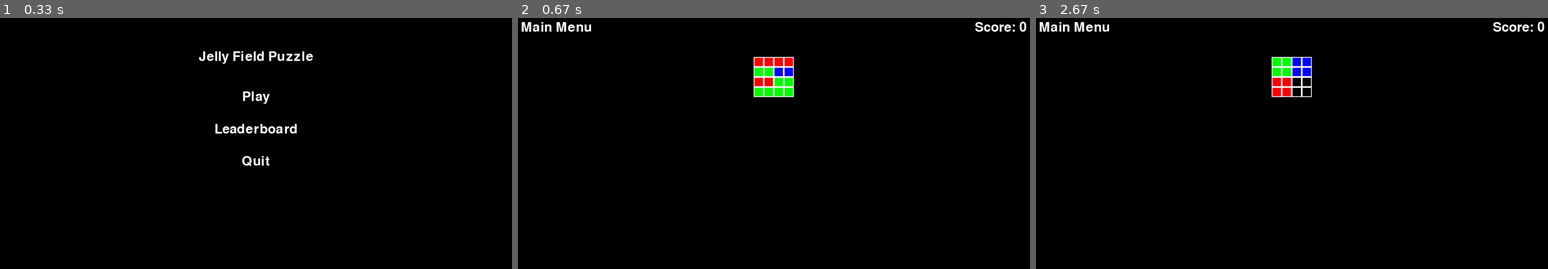
Above: before the commit, frames 1-3 (left to right).
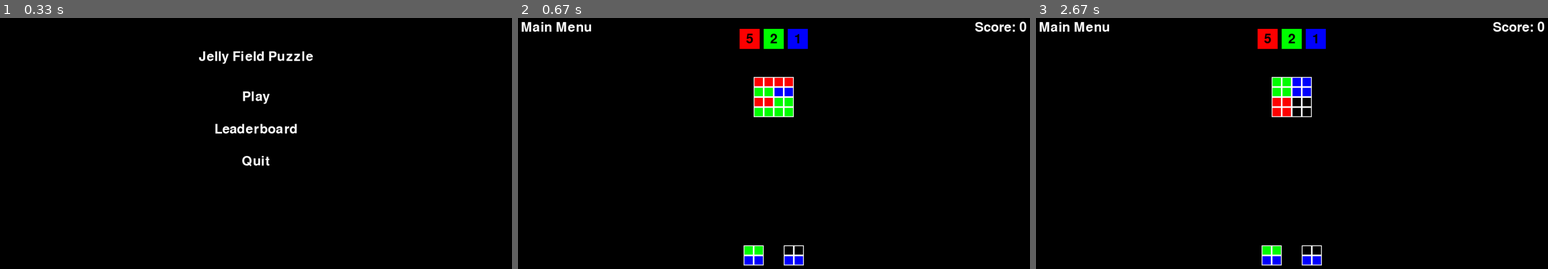
Above: after the commit, the same moments.

Repository: jose-carlos-sousa/jelly-field-IA
Game: pygame game, started from main.py
The game is run twice, just before and just after one commit, with the same random seed, the same clock (stepped at 60 frames per second) and the same inputs.
Inputs:
- Up to frame 1 (0.33 s): no input
- Up to frame 2 (0.67 s): click "Play" at 0.38 s
- Up to frame 3 (2.67 s): no input

Frame 1 is identical in both runs. In frame 2, 3.1% of the frame differs, in the area x 43-57%, y 4-99%; in frame 3, 3.1%.

Commit message:
added goals and next jellies

Diff:
--- a/main.py
+++ b/main.py
@@ -176,6 +176,7 @@
 print(jelly1)
 
 jellyState = JellyFieldState("init.txt")
+print(jellyState.goal)
 gui = pygameGUI.pygameGUI()
 
 while True:
--- a/pygameGUI.py
+++ b/pygameGUI.py
@@ -2,10 +2,6 @@
 
 class pygameGUI:
     def __init__(self):
-        """
-        Initializes the pygameGUI with a given screen.
-        :param screen: pygame.Surface - The current screen to render on.
-        """
         pygame.init()
         self.screen = pygame.display.set_mode((1280, 720))
         self.current_screen = "main_menu"
@@ -14,10 +10,6 @@
         self.clock = pygame.time.Clock()
 
     def display(self, state):
-        """
-        Displays the appropriate screen based on the current screen type.
-        :param state: The state to be displayed (only used in game screen).
-        """
         if self.current_screen == "main_menu":
             self.display_main_menu()
         elif self.current_screen == "defeat_screen":
@@ -30,7 +22,6 @@
             self.display_game(state)
 
     def display_main_menu(self):
-        """Displays the main menu screen."""
         self.screen.fill((0, 0, 0))
         title = self.font.render("Jelly Field Puzzle", True, (255, 255, 255))
         title_rect = title.get_rect(center=(self.screen.get_width() // 2, 100))
@@ -49,7 +40,6 @@
         pygame.display.flip()
 
     def handle_main_menu_click(self, pos):
-        """Handles clicks on the main menu buttons."""
         for button_text, rect in self.buttons.items():
             if rect.collidepoint(pos):
                 if button_text == "Play":
@@ -60,58 +50,37 @@
                     self.quit()
 
     def handle_game_click(self, pos):
-        """Handles clicks on game buttons."""
         for button_text, rect in self.buttons.items():
             if rect.collidepoint(pos):
                 if button_text == "Main Menu":
                     self.current_screen = "main_menu"
 
     def display_defeat_screen(self):
-        """Displays the defeat screen."""
         pass
 
     def display_victory_screen(self):
-        """Displays the victory screen."""
         pass
 
     def display_leaderboard_screen(self):
-        """Displays the leaderboard screen."""
         pass
 
     def display_game(self, state):
-        """Displays the game screen with the given state."""
         self.screen.fill((0, 0, 0))
 
-        # Draw main menu button (top left)
         menu_button = self.font.render("Main Menu", True, (255, 255, 255))
         menu_button_rect = menu_button.get_rect(topleft=(10, 10))
         self.screen.blit(menu_button, menu_button_rect)
         self.buttons["Main Menu"] = menu_button_rect
 
-        # Draw score (top right)
+        self.draw_goals(state)
+
         score_text = self.font.render(f"Score: {state.score}", True, (255, 255, 255))
         score_rect = score_text.get_rect(topright=(self.screen.get_width() - 10, 10))
         self.screen.blit(score_text, score_rect)
 
-        # Draw board grid
-        board = state.board
-        rows, cols = len(board), len(board[0])
-        cell_size = 50
-        board_x = (self.screen.get_width() - cols * cell_size) // 2
-        board_y = 100
+        self.draw_board(state)
 
-        for row in range(rows):
-            for col in range(cols):
-                square = state.board[row][col].array
-                srows, scols = len(square), len(square[0])
-                for square_row in range(srows):
-                    for square_column in range(scols):
-                        cell_color = state.colors[square[square_row][square_column]]
-                        square_width, square_height = cell_size / scols, cell_size / srows
-                        cell_rect = pygame.Rect(board_x + col * cell_size + square_column * square_width,
-                         board_y + row * cell_size + square_height * square_row, square_width, square_height)
-                        pygame.draw.rect(self.screen, cell_color, cell_rect)
-                        pygame.draw.rect(self.screen, (255, 255, 255), cell_rect, 2)
+        self.draw_next_jellies(state)
 
         pygame.display.flip()
 
@@ -131,6 +100,57 @@
                         elif self.current_screen == "game_screen":
                             self.handle_game_click(event.pos)
 
+    def draw_board(self, state):
+        board = state.board
+        rows, cols = len(board), len(board[0])
+        cell_size = 50
+        board_x = (self.screen.get_width() - cols * cell_size) // 2
+        board_y = 150
+
+        for row in range(rows):
+            for col in range(cols):
+                square = board[row][col].array
+                srows, scols = len(square), len(square[0])
+                for square_row in range(srows):
+                    for square_column in range(scols):
+                        cell_color = state.colors[square[square_row][square_column]]
+                        square_width, square_height = cell_size / scols, cell_size / srows
+                        cell_rect = pygame.Rect(board_x + col * cell_size + square_column * square_width,
+                        board_y + row * cell_size + square_height * square_row, square_width, square_height)
+                        pygame.draw.rect(self.screen, cell_color, cell_rect)
+                        pygame.draw.rect(self.screen, (255, 255, 255), cell_rect, 2)
+
+    def draw_goals(self, state):
+        goals = len(state.goal)
+        cell_size = 50
+        goals_x = (self.screen.get_width() - goals * (cell_size) - (goals - 1) * 10) // 2
+        goals_y = 30
+        for i, (color, goal) in enumerate(state.goal.items()):
+            cell_color = state.colors[color]
+            cell_rect = pygame.Rect(goals_x + i * (cell_size + 10), goals_y, cell_size, cell_size)
+            pygame.draw.rect(self.screen, cell_color, cell_rect)
+            text_surface = self.font.render(str(goal), True, (0, 0, 0))
+            text_rect = text_surface.get_rect(center=cell_rect.center)
+            self.screen.blit(text_surface, text_rect)
+
+    def draw_next_jellies(self, state):
+        cell_size = 50
+        jellies_x = (self.screen.get_width() - 2 * cell_size - 50) // 2
+        jellies_y = (self.screen.get_height() - cell_size - 100)
+        for i in range(2):
+            square = state.next_jellies[i].array
+            srows, scols = len(square), len(square[0])
+            for square_row in range(srows):
+                for square_column in range(scols):
+                    cell_color = state.colors[square[square_row][square_column]]
+                    square_width, square_height = cell_size / scols, cell_size / srows
+                    cell_rect = pygame.Rect(jellies_x + i * (cell_size + 50) + square_column * square_width,
+                    jellies_y + square_height * square_row, square_width, square_height)
+                    pygame.draw.rect(self.screen, cell_color, cell_rect)
+                    pygame.draw.rect(self.screen, (255, 255, 255), cell_rect, 2)
+
+
+
     def tick(self, fps):
         self.clock.tick(fps)
 
